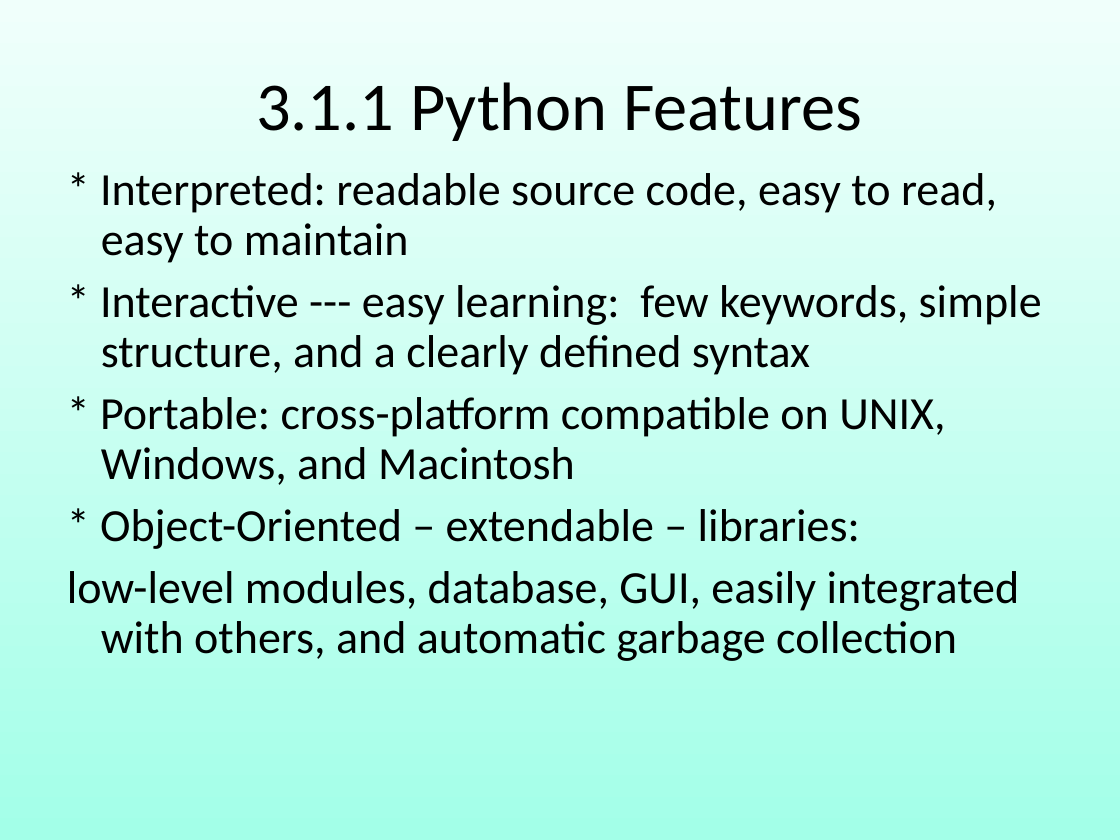
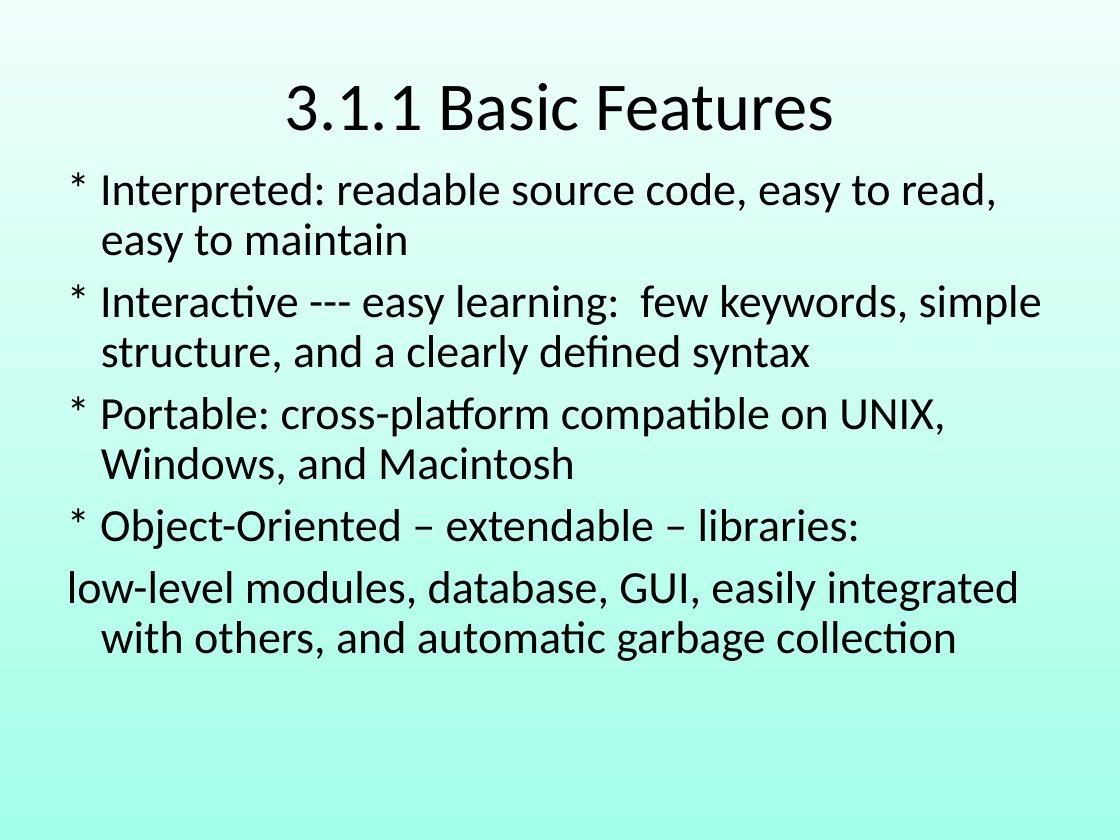
Before and after one commit to robin3795/Data, a slide deck: slide 3 of 2018_3.ppt. Drawn at 1120x840 pixels with LibreOffice and Linux fonts; fonts in the diff are those of the drawing. Boxes give left, top, right and bottom in pixels: in the first picture for what was removed or moved away, otherwise in the second. Text is boxed around its words. In the diff, an @@ line names an element or a change of style, - is before the commit and + after.

```diff
--- a/2018_3.ppt
+++ b/2018_3.ppt
@@ text in free at (284, 83, 834, 131): text changed @@
-3.1.1 Python Features
+3.1.1 Basic Features
```
Also in this commit, not shown: 6 other slides changed, 11 slides added, 2 slides removed, 1 other file.
